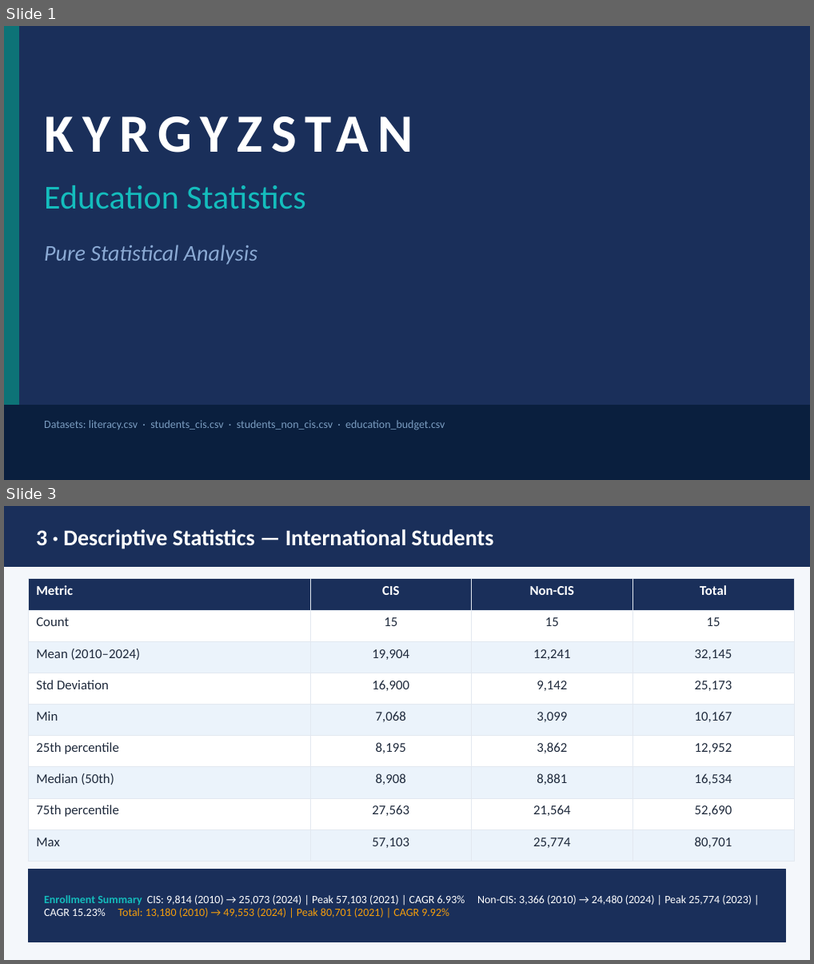
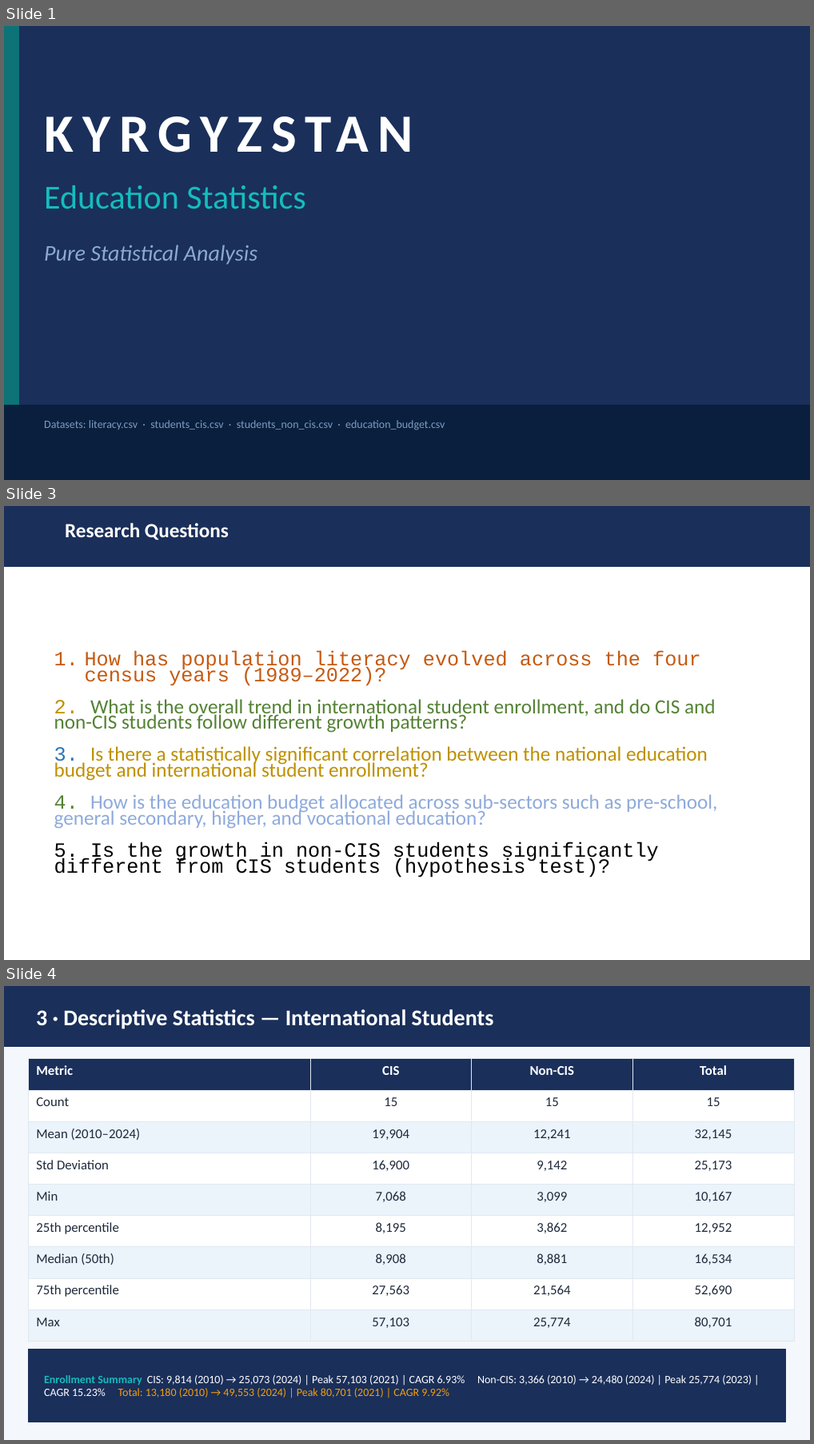
Before and after one commit to MuliShKa/kyrgyzstan-education-analysis, a slide deck: Kyrgyzstan_Education_Stats_WithConclusion.pptx. Shown one above the other, each under a label of ours: slides 1 and 3 before the commit, slides 1, 3 and 4 after it; the slides between them are not shown. The pictures are 814x964 and 814x1444 pixels, drawn with LibreOffice and Linux fonts; fonts in the diff are those of the drawing. Boxes give left, top, right and bottom in pixels: in the first picture for what was removed or moved away, otherwise in the second. Text is boxed around its words. In the diff, an @@ line names an element or a change of style, - is before the commit and + after.

```diff
--- a/Kyrgyzstan_Education_Stats_WithConclusion.pptx
+++ b/Kyrgyzstan_Education_Stats_WithConclusion.pptx
@@ slide 3 added at (4,506,810,960), background #FFFFFF @@
@@ rectangle added at (4,506,810,567), fill #1A2F5A, outline #1A2F5A 1 pt, 18 pt, text #FFFFFF, bold @@
+Research Questions
@@ text added at (54,650,718,877), 18 pt, text #8FAADC @@
+1. How has population literacy evolved across the four census years (1989–2022)?
+2. What is the overall trend in international student enrollment, and do CIS and non-CIS students follow different growth patterns?
+3. Is there a statistically significant correlation between the national education budget and international student enrollment?
+4. How is the education budget allocated across sub-sectors such as pre-school, general secondary, higher, and vocational education?
+5. Is the growth in non-CIS students significantly different from CIS students (hypothesis test)?
@@ what was slide 3 is now slide 4 @@
```
Also in this commit, not shown: 1 slide changed, 1 other slide added, 1 slide removed.
